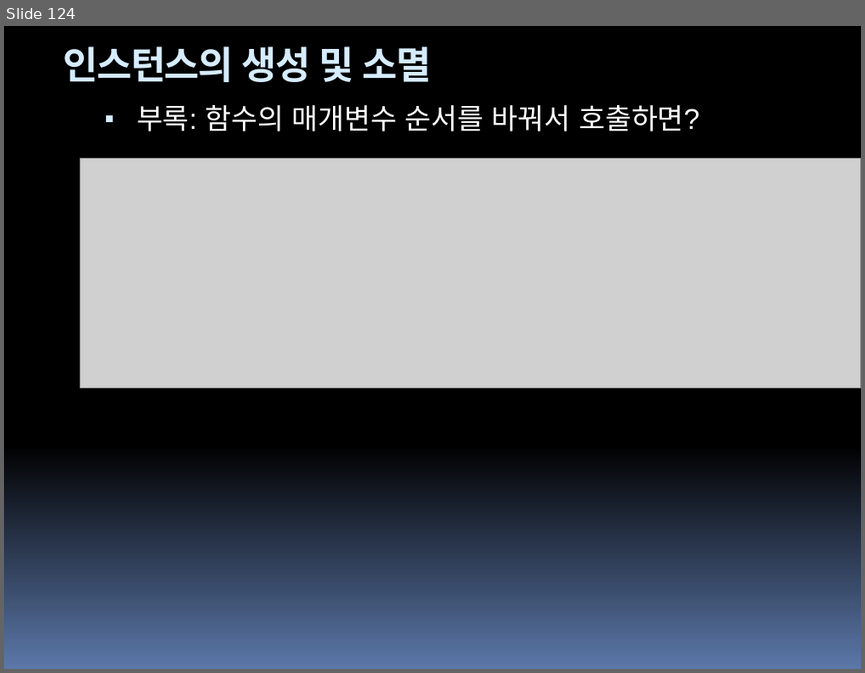
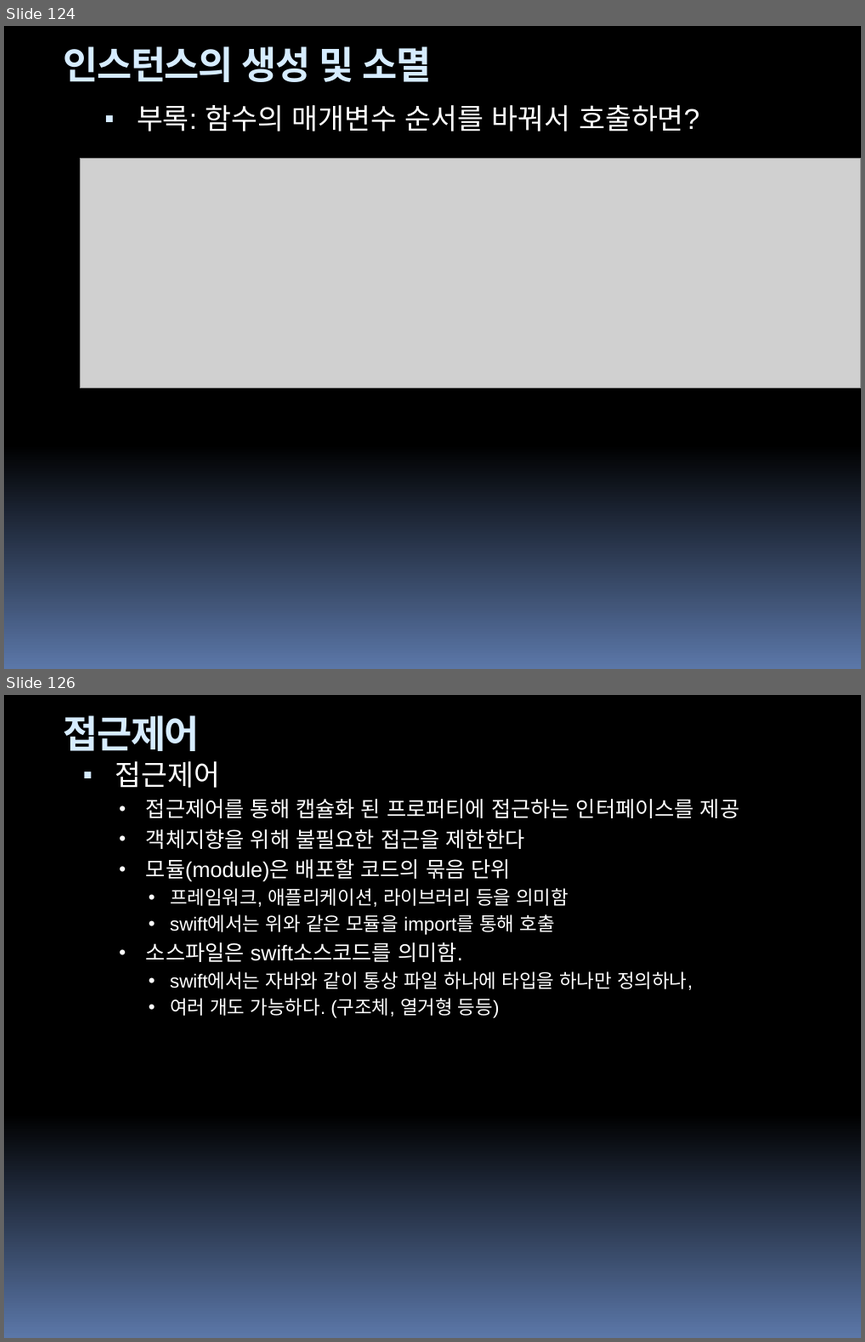
Before and after one commit to hounga13/helloSwift, a slide deck: Swift세미나자료.pptx. Shown one above the other, each under a label of ours: slide 124 before the commit, slides 124 and 126 after it; the slides between them are not shown. The pictures are 865x673 and 865x1342 pixels, drawn with LibreOffice and Linux fonts; fonts in the diff are those of the drawing; grey boxes stand for pictures. Boxes give left, top, right and bottom in pixels: in the first picture for what was removed or moved away, otherwise in the second. Text is boxed around its words. In the diff, an @@ line names an element or a change of style, - is before the commit and + after.

Commit message:
14장 접근제어

```diff
--- a/Swift세미나자료.pptx
+++ b/Swift세미나자료.pptx
@@ slide 126 added at (4,695,861,1338), background gradient #000000 to #5B77A8 @@
@@ text added at (63,715,200,751), 32 pt, text #D6ECFF, bold @@
+접근제어
@@ text added at (115,761,739,1018), 16 pt, text #FFFFFF @@
+▪ 접근제어
+  • 접근제어를 통해 캡슐화 된 프로퍼티에 접근하는 인터페이스를 제공
+  • 객체지향을 위해 불필요한 접근을 제한한다
+  • 모듈(module)은 배포할 코드의 묶음 단위
+    • 프레임워크, 애플리케이션, 라이브러리 등을 의미함
+    • swift에서는 위와 같은 모듈을 import를 통해 호출
+  • 소스파일은 swift소스코드를 의미함.
+    • swift에서는 자바와 같이 통상 파일 하나에 타입을 하나만 정의하나,
+    • 여러 개도 가능하다. (구조체, 열거형 등등)
```
Also in this commit, not shown: 6 slides changed, 4 other slides added.
